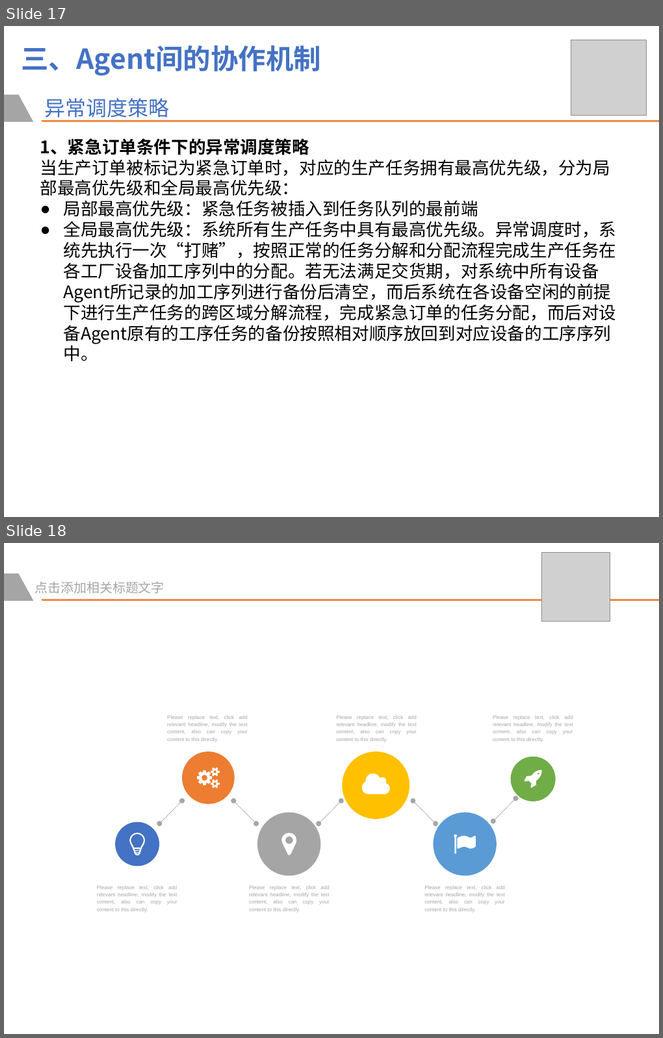
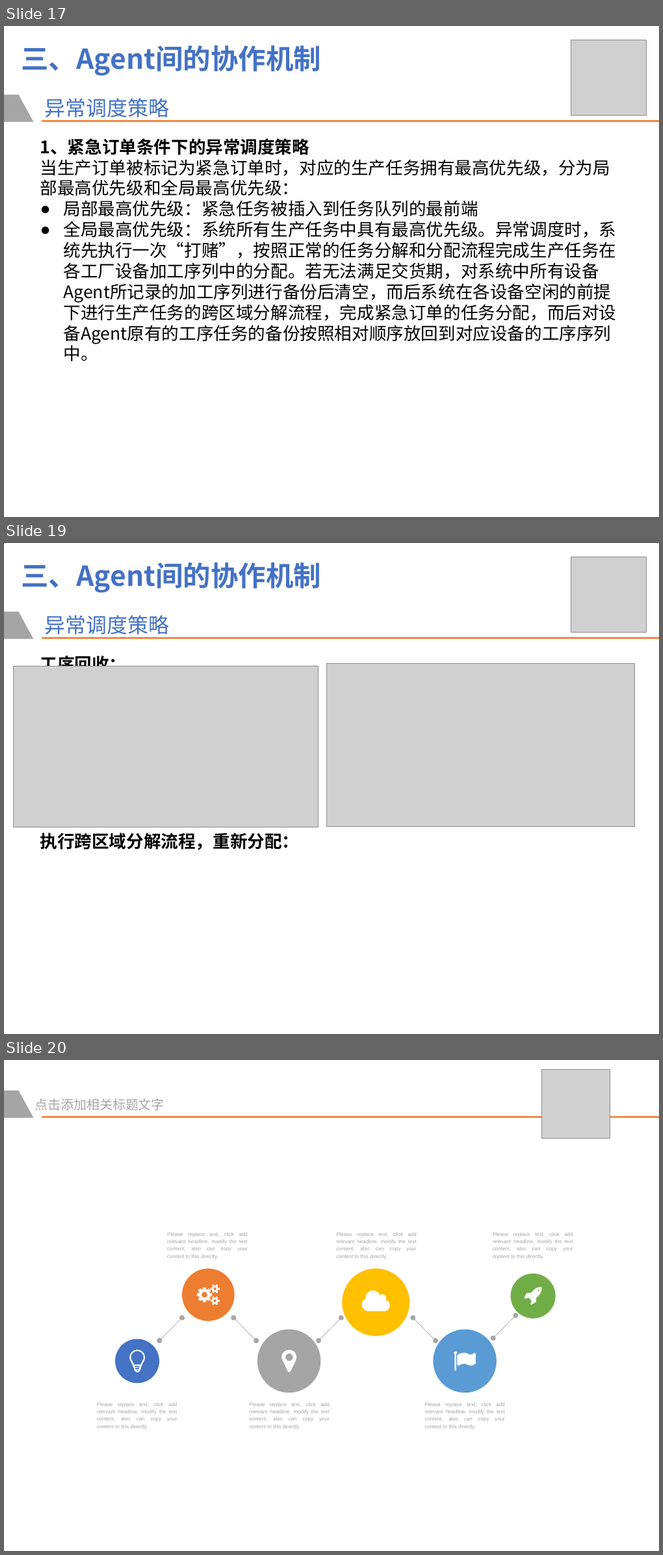
Before and after one commit to WeileLiang/FinalPro, a slide deck: 毕业答辩PPT/梁慰乐-基于多Agent的柔性生产动态调度系统研究 [自动保存的].pptx. Shown one above the other, each under a label of ours: slides 17 and 18 before the commit, slides 17, 19 and 20 after it; the slides between them are not shown. The pictures are 663x1038 and 663x1555 pixels, drawn with LibreOffice and Linux fonts; fonts in the diff are those of the drawing; grey boxes stand for pictures. Boxes give left, top, right and bottom in pixels: in the first picture for what was removed or moved away, otherwise in the second. Text is boxed around its words. In the diff, an @@ line names an element or a change of style, - is before the commit and + after.

```diff
--- a/毕业答辩PPT/梁慰乐-基于多Agent的柔性生产动态调度系统研究 [自动保存的].pptx
+++ b/毕业答辩PPT/梁慰乐-基于多Agent的柔性生产动态调度系统研究 [自动保存的].pptx
@@ slide 19 added at (4, 543, 659, 1034), background #FFFFFF @@
@@ picture added at (571, 557, 646, 633) @@
@@ text added at (21, 563, 321, 593), 32 pt, text #4472C4, bold @@
+三、Agent间的协作机制
@@ freeform shape added at (4, 611, 33, 639), fill #A5A5A5 @@
@@ text added at (45, 615, 169, 639), 24 pt, text #4472C4 @@
+异常调度策略
@@ freeform shape added at (41, 637, 659, 639), fill #ED7D31 @@
@@ text added at (40, 652, 127, 667), 20 pt, text #000000, bold @@
+工序回收：
@@ picture added at (13, 667, 318, 828) @@
@@ picture added at (327, 663, 635, 827) @@
@@ text added at (40, 833, 300, 850), 20 pt, text #000000, bold @@
+执行跨区域分解流程，重新分配：
@@ what was slide 18 is now slide 20 @@
```
Also in this commit, not shown: 1 other slide added, 1 other file.
